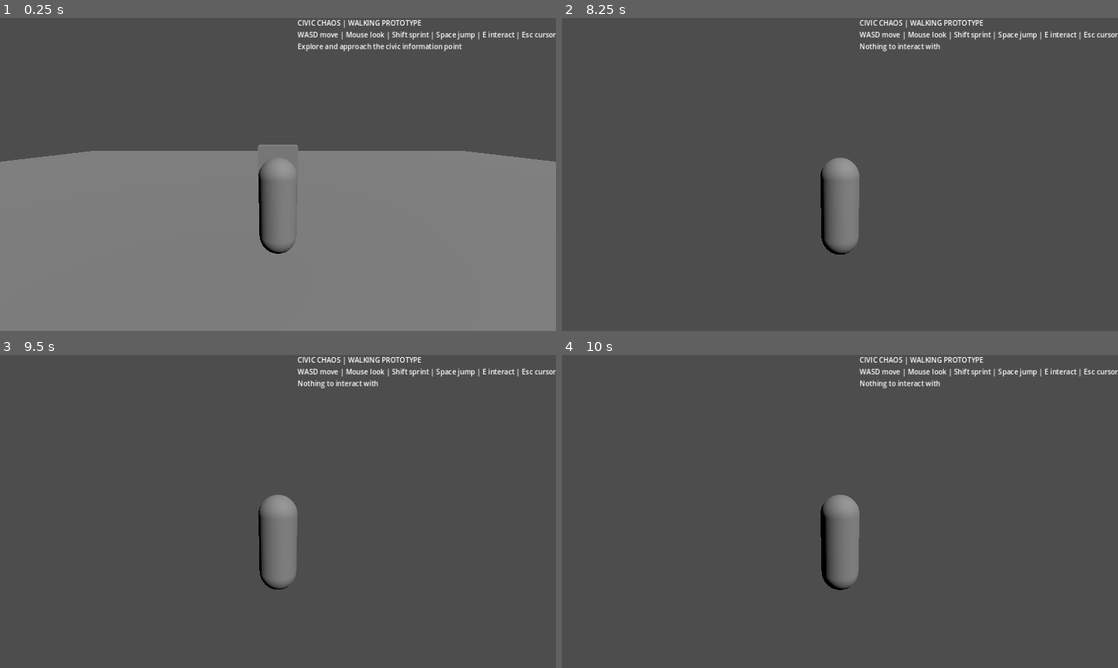
Above: before the commit, frames 1-4 (two rows, left to right).
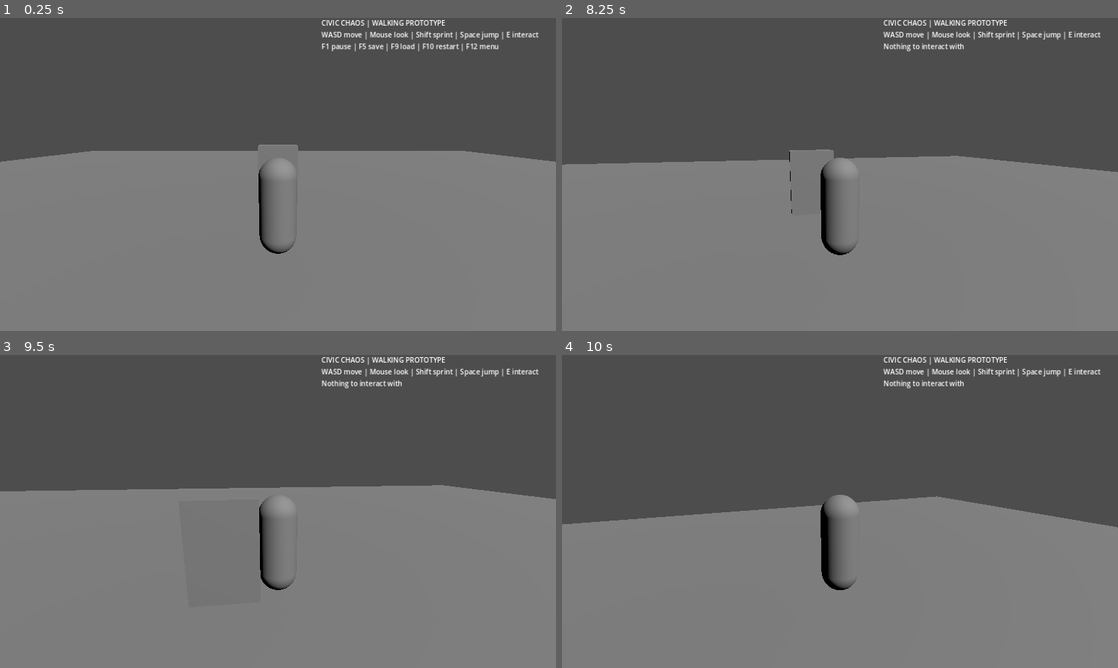
Above: after the commit, the same moments.

Repository: gauravprajapat-23/civic-chaos
Game: Godot game, scene res://scenes/core/main.tscn
Same seed, same stepped clock (60 frames per second), same inputs: the game is played once before the commit and once after it.
Inputs (mouse positions are in pixels of both pictures, inside the frame that each line leads up to):
- Up to frame 1 (0.25 s): no input
- Up to frame 2 (8.25 s): tap Enter at 0.5 s; move the mouse to (867, 174) at 0.52 s; hold E (interact) 0.53-1.28 s; hold W (move_forward) 0.53-5.78 s; tap Space (jump) at 0.77, 1.07, 1.52, 1.55, 1.82, 2.1, 3.02, 3.32, 3.77, 3.8, 4.07, 4.52, 4.82, 5.85, 6.02, 6.32, 6.77, 7.07, 7.52, 7.82 s; tap Shift (sprint) at 0.8, 1.35, 3.05, 7.35 s; move the mouse to (812, 174) at 1.27 s; move the mouse to (851, 168) at 2.02 s; hold E (interact) 2.03-2.78 s; move the mouse to (834, 180) at 2.77 s; tap E (interact) at 2.85, 4.35 s; move the mouse to (878, 177) at 3.52 s; hold Shift (sprint) 3.53-4.28 s; move the mouse to (795, 171) at 4.27 s; move the mouse to (845, 174) at 5.02 s; hold Shift (sprint) 5.03-5.78 s; move the mouse to (817, 168) at 5.77 s; hold D (move_right) 5.78-6.53 s; move the mouse to (867, 174) at 6.52 s; hold E (interact) 6.53-7.28 s; hold W (move_forward) from 6.53 s (still down); move the mouse to (812, 174) at 7.27 s; tap F10 (restart_game) at 8 s; move the mouse to (851, 168) at 8.02 s; hold E (interact) from 8.03 s (still down)
- Up to frame 3 (9.5 s): tap Space (jump) at 8.3, 9.02, 9.32 s; move the mouse to (272, 517) at 8.77 s; release W (move_forward) at 8.78 s; release E (interact) at 8.78 s; hold A (move_left) from 8.78 s (still down); tap Shift (sprint) at 8.85 s; tap E (interact) at 9.05 s
- Up to frame 4 (10 s): move the mouse to (878, 514) at 9.52 s; release A (move_left) at 9.53 s; hold W (move_forward) from 9.53 s (still down); hold Shift (sprint) from 9.53 s (still down); tap Space (jump) at 9.6, 9.77 s

The runs differ from the first frame. In frame 1, 1.3% of the frame differs, in the area x 53-100%, y 0-11%; in frame 2, 54%; in frame 3, 56%, in the area x 0-100%, y 0-100%; in frame 4, 50%.
Error before the commit: Invalid access to property or key 'lifecycle_message' on a base object of type 'null instance'. (res://scripts/core/main.gd:36)

Commit message:
feat(cc-005): integrate lifecycle in scenes/core/main.tscn

Diff:
--- a/scenes/core/main.tscn
+++ b/scenes/core/main.tscn
@@ -1,8 +1,9 @@
-[gd_scene load_steps=6 format=3]
+[gd_scene load_steps=7 format=3]
 
 [ext_resource type="Script" path="res://scripts/core/main.gd" id="1_main"]
 [ext_resource type="PackedScene" path="res://scenes/player/player_root.tscn" id="2_player"]
 [ext_resource type="PackedScene" path="res://scenes/world/interaction_marker.tscn" id="3_marker"]
+[ext_resource type="Script" path="res://scripts/core/game_lifecycle.gd" id="4_lifecycle"]
 
 [sub_resource type="BoxShape3D" id="BoxShape3D_ground"]
 size = Vector3(40, 1, 40)
@@ -31,6 +32,10 @@
 [node name="CivicInfoPoint" parent="." instance=ExtResource("3_marker")]
 position = Vector3(0, 0, -3)
 
+[node name="GameLifecycle" type="Node" parent="."]
+process_mode = 3
+script = ExtResource("4_lifecycle")
+
 [node name="CanvasLayer" type="CanvasLayer" parent="."]
 
 [node name="HUD" type="MarginContainer" parent="CanvasLayer"]
@@ -47,7 +52,29 @@
 text = "CIVIC CHAOS | WALKING PROTOTYPE"
 
 [node name="Subtitle" type="Label" parent="CanvasLayer/HUD/VBoxContainer"]
-text = "WASD move | Mouse look | Shift sprint | Space jump | E interact | Esc cursor"
+text = "WASD move | Mouse look | Shift sprint | Space jump | E interact"
 
 [node name="Status" type="Label" parent="CanvasLayer/HUD/VBoxContainer"]
-text = "Explore and approach the civic information point"
+text = "F1 pause | F5 save | F9 load | F10 restart | F12 menu"
+
+[node name="PausePanel" type="CenterContainer" parent="CanvasLayer"]
+process_mode = 3
+visible = false
+anchors_preset = 15
+anchor_right = 1.0
+anchor_bottom = 1.0
+
+[node name="VBoxContainer" type="VBoxContainer" parent="CanvasLayer/PausePanel"]
+
+[node name="PauseLabel" type="Label" parent="CanvasLayer/PausePanel/VBoxContainer"]
+text = "GAME PAUSED"
+horizontal_alignment = 1
+
+[node name="ResumeButton" type="Button" parent="CanvasLayer/PausePanel/VBoxContainer"]
+text = "Resume"
+
+[node name="MenuButton" type="Button" parent="CanvasLayer/PausePanel/VBoxContainer"]
+text = "Main Menu"
+
+[connection signal="pressed" from="CanvasLayer/PausePanel/VBoxContainer/ResumeButton" to="." method="_on_resume_pressed"]
+[connection signal="pressed" from="CanvasLayer/PausePanel/VBoxContainer/MenuButton" to="." method="_on_menu_pressed"]
